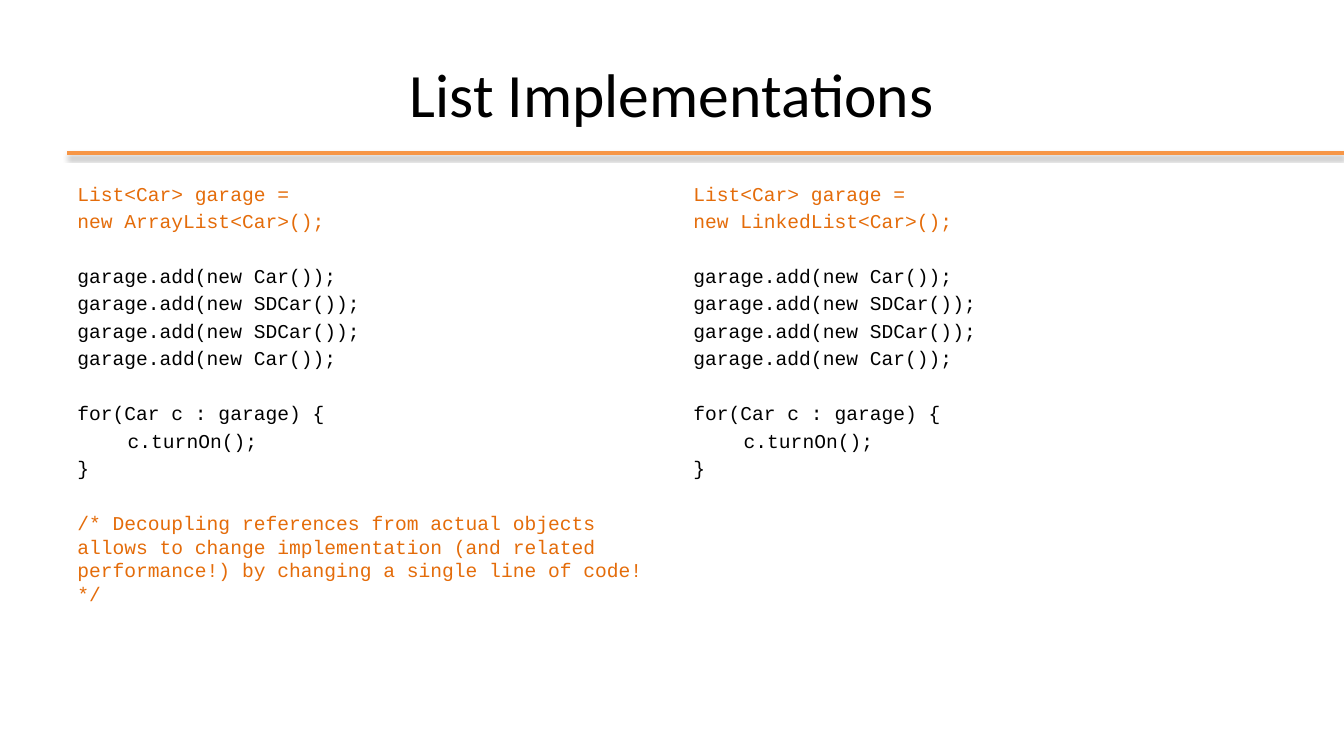
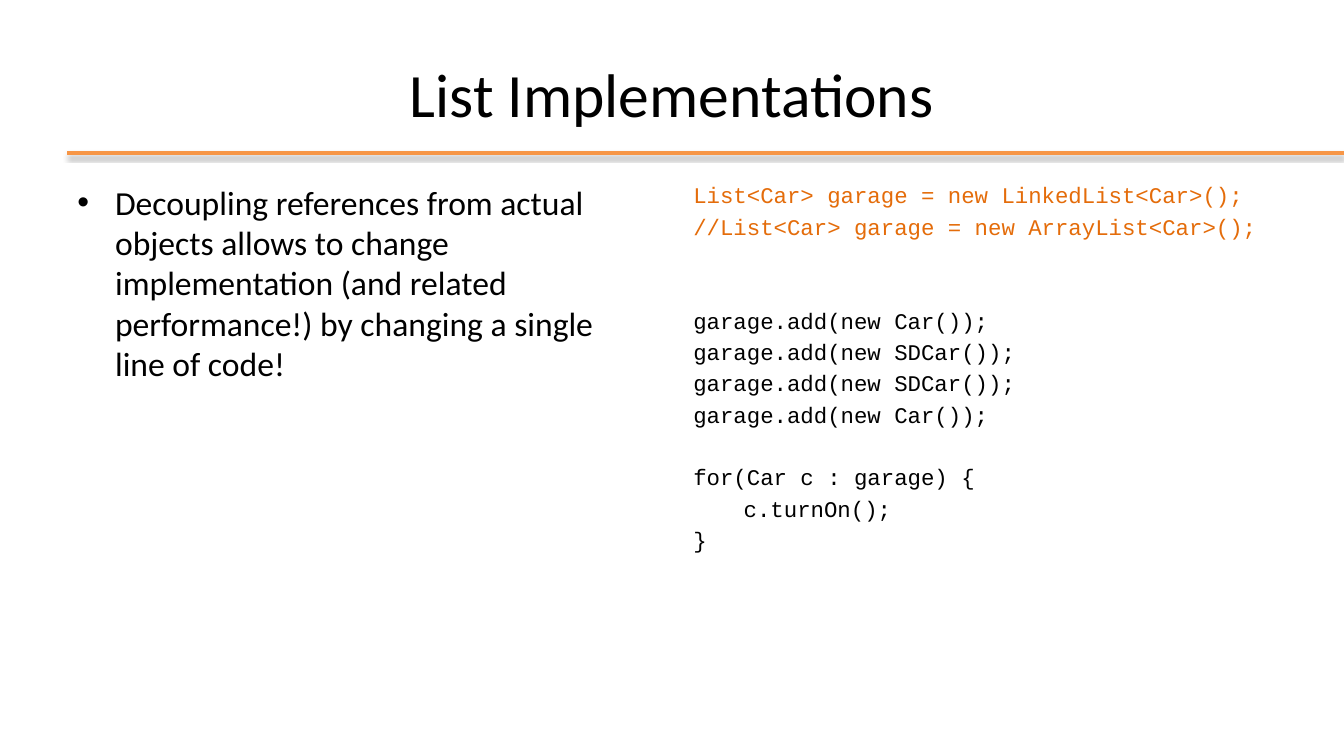
Before and after one commit to plctechnician/ooprogramming, a slide deck: slide 17 of java/slides/ppt/04 - Java Data Structures.pptx. Drawn at 1344x756 pixels with LibreOffice and Linux fonts; fonts in the diff are those of the drawing; background and template pictures are left out. Boxes give left, top, right and bottom in pixels: in the first picture for what was removed or moved away, otherwise in the second. Text is boxed around its words. In the diff, an @@ line names an element or a change of style, - is before the commit and + after.

```diff
--- a/java/slides/ppt/04 - Java Data Structures.pptx
+++ b/java/slides/ppt/04 - Java Data Structures.pptx
@@ text at (115, 191, 593, 377): text changed; size 14 to 24 pt; font Courier New to Calibri; text colour #E46C0A to #000000 @@
-List<Car> garage =
-new ArrayList<Car>();
-garage.add(new Car());
-garage.add(new SDCar());
-garage.add(new SDCar());
-garage.add(new Car());
-for(Car c : garage) {
-c.turnOn();
-}
-/* Decoupling references from actual objects allows to change implementation (and related performance!) by changing a single line of code! */
+• Decoupling references from actual objects allows to change implementation (and related performance!) by changing a single line of code!
@@ text at (693, 187, 1256, 240): text changed; size 14 to 16 pt @@
-List<Car> garage =
-new LinkedList<Car>();
+List<Car> garage = new LinkedList<Car>();
+//List<Car> garage = new ArrayList<Car>();
@@ text at (693, 313, 1015, 522): size 14 to 16 pt in "garage.add(new Car());", "garage.add(new SDCar());", "garage.add(new SDCar());", "garage.add(new Car());" and 3 more places @@
```
Also in this commit, not shown: 12 other slides changed.
